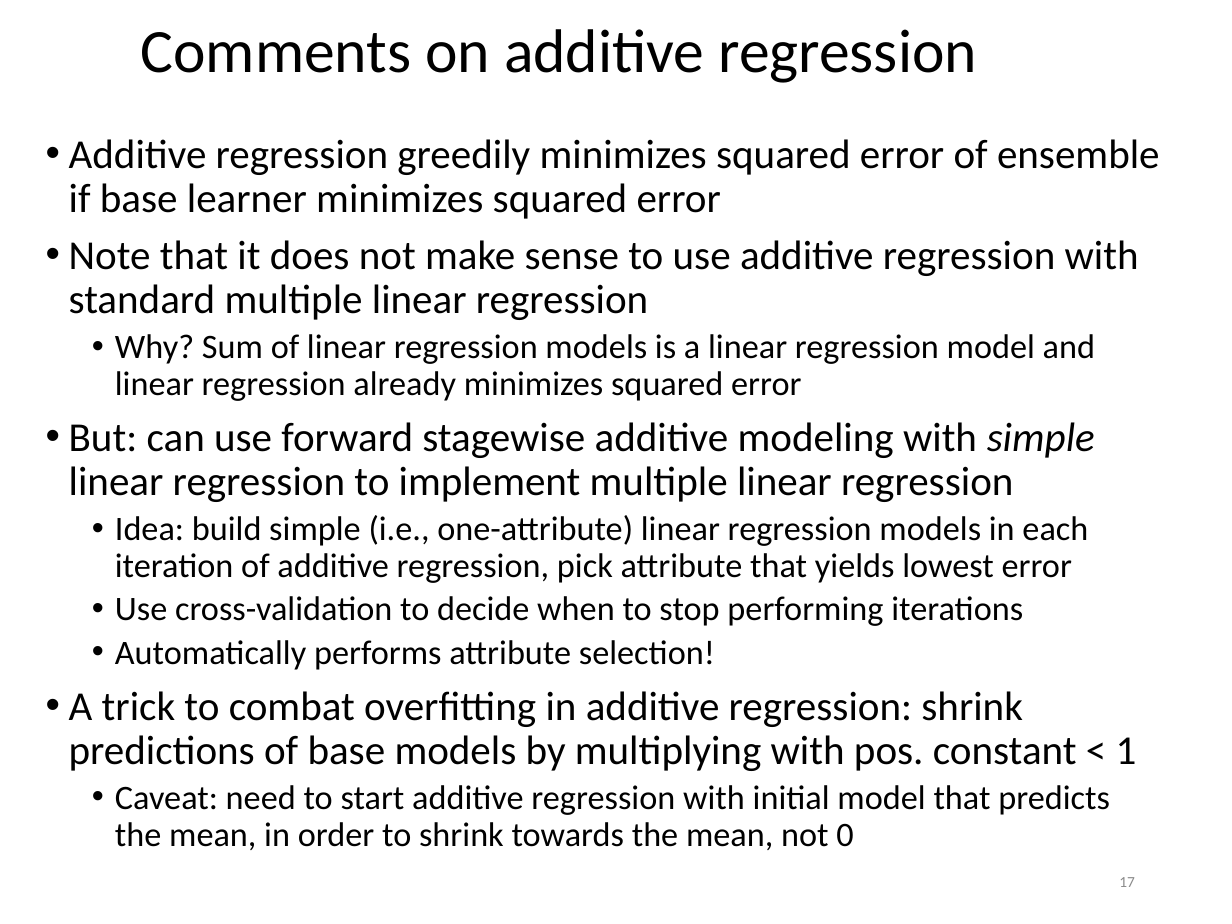
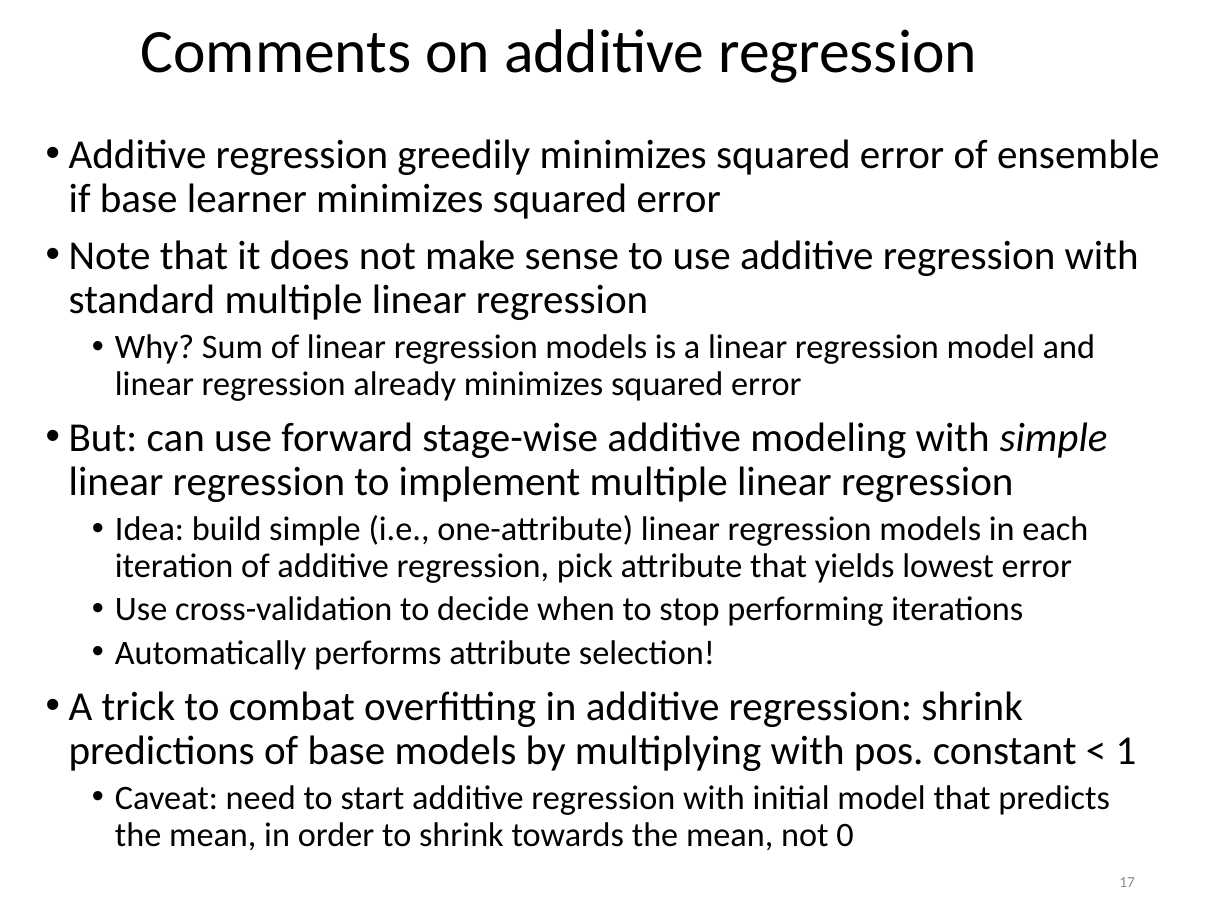
Before and after one commit to khaledmrasheed/khaledmrasheed.github.io, a slide deck: slide 17 of DMcourse/Chapter12.pptx. Drawn at 1232x924 pixels with LibreOffice and Linux fonts; fonts in the diff are those of the drawing. Boxes give left, top, right and bottom in pixels: in the first picture for what was removed or moved away, otherwise in the second. Text is boxed around its words. In the diff, an @@ line names an element or a change of style, - is before the commit and + after.

```diff
--- a/DMcourse/Chapter12.pptx
+++ b/DMcourse/Chapter12.pptx
@@ text at box(69, 422, 1108, 502): text changed @@
-• But: can use forward stagewise additive modeling with simple linear regression to implement multiple linear regression
+• But: can use forward stage-wise additive modeling with simple linear regression to implement multiple linear regression
```
Also in this commit, not shown: 5 other slides changed.
